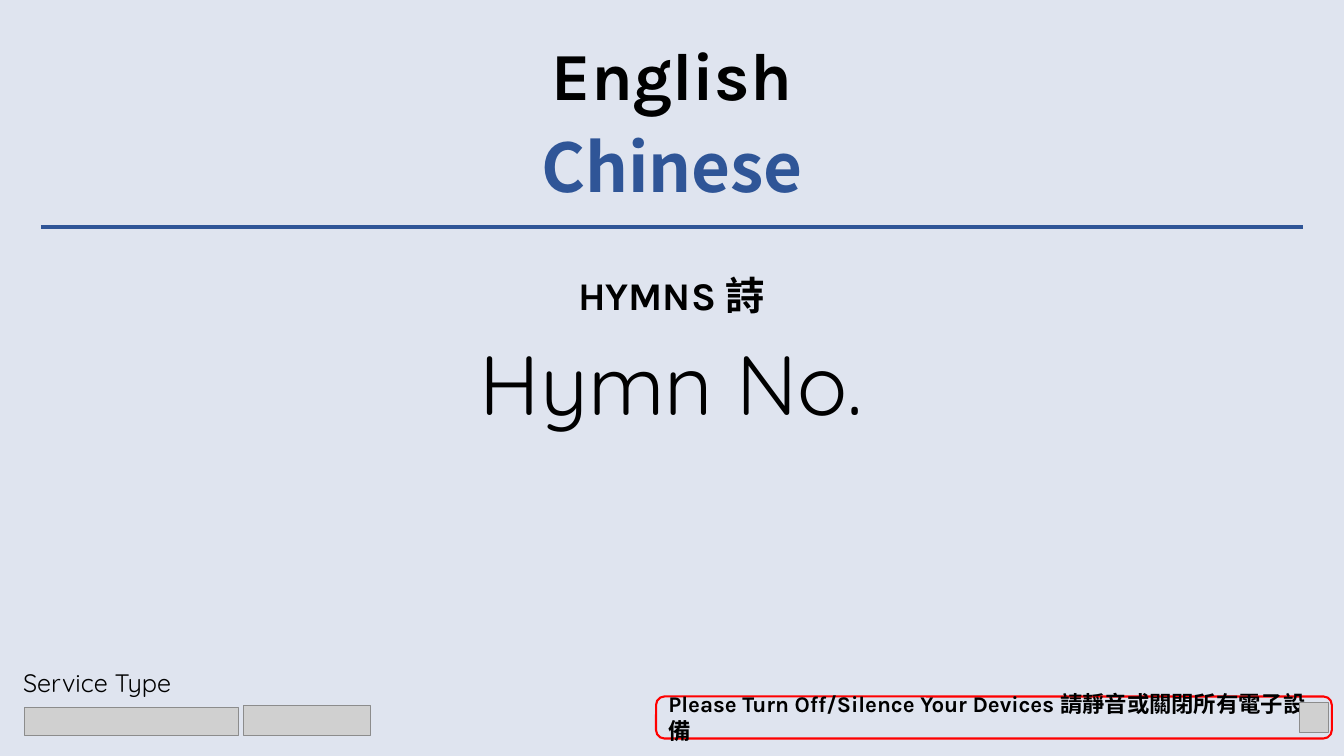
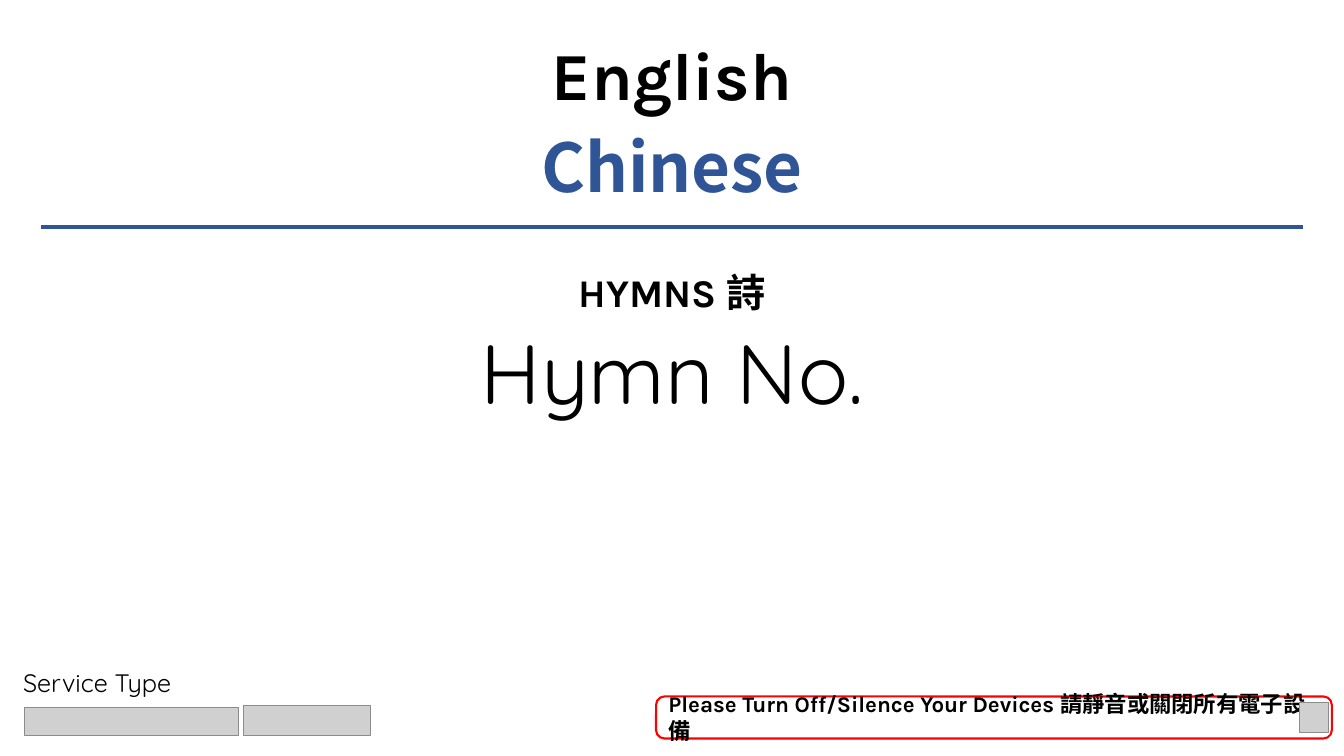
Before and after one commit to calebchanwy/tjc-powerpoint, a slide deck: slide 3 of TJCPowerPoint/Resources/ServiceWidescreen.pptx. Drawn at 1344x756 pixels with LibreOffice and Linux fonts; fonts in the diff are those of the drawing; grey boxes stand for pictures. Boxes give left, top, right and bottom in pixels: in the first picture for what was removed or moved away, otherwise in the second. Text is boxed around its words. In the diff, an @@ line names an element or a change of style, - is before the commit and + after.

```diff
--- a/TJCPowerPoint/Resources/ServiceWidescreen.pptx
+++ b/TJCPowerPoint/Resources/ServiceWidescreen.pptx
@@ background #DFE4EF to #FFFFFF @@
@@ text "Hymn No.": place and size @@
-text "Hymn No." at [480, 356, 862, 432]
+text "Hymn No." at [481, 345, 863, 421]
```
Also in this commit, not shown: 10 other slides changed, 25 other files.
